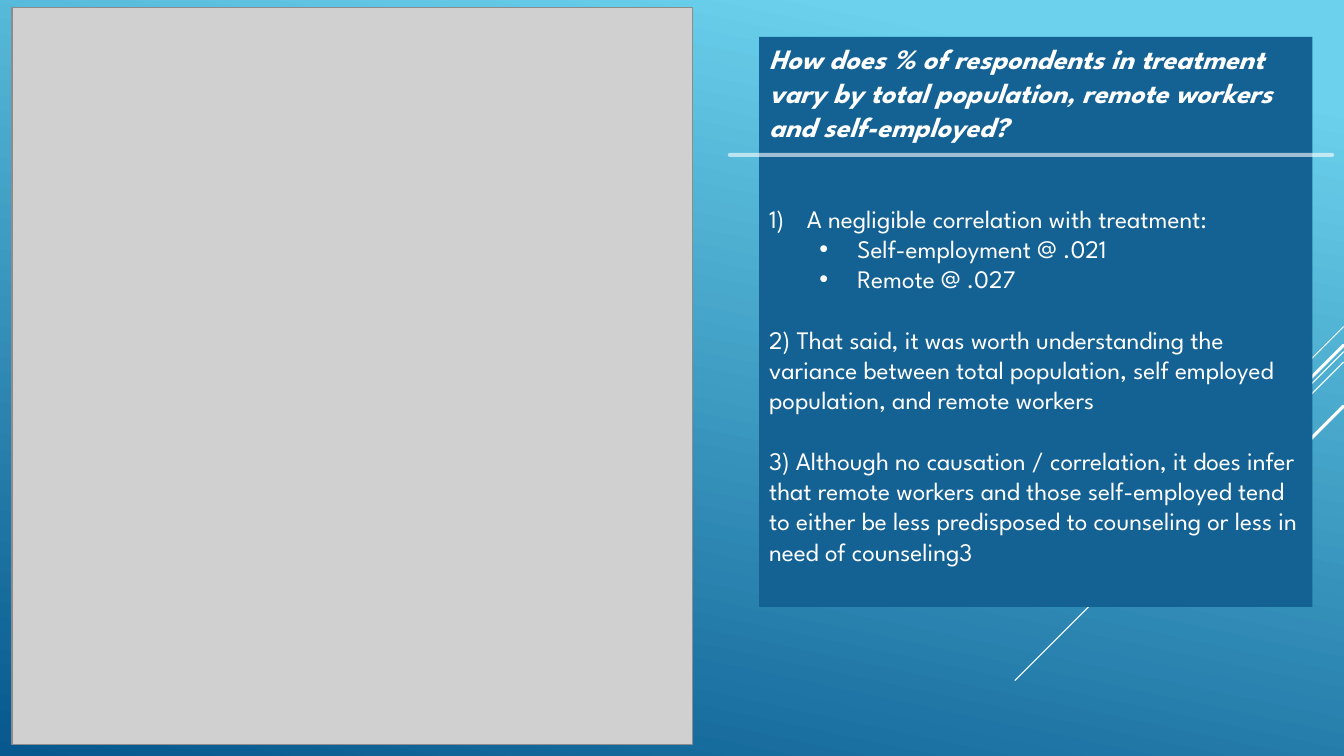
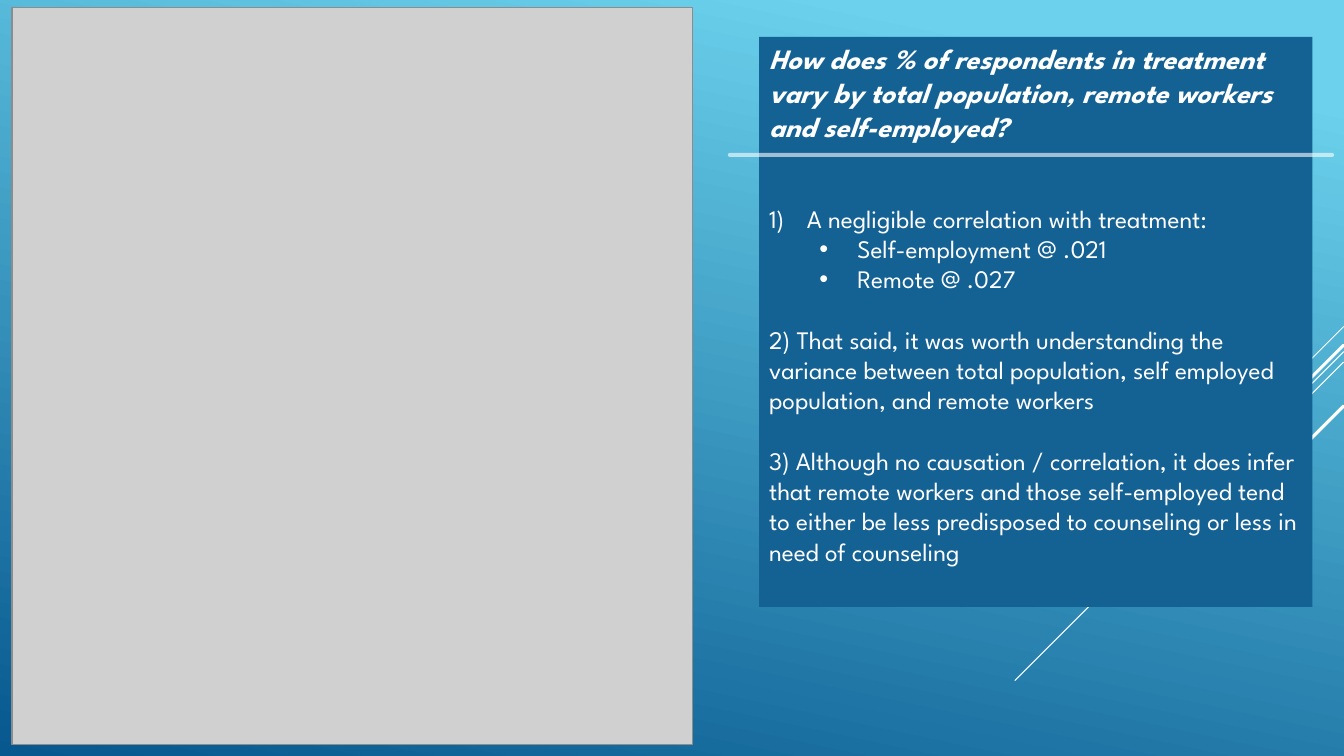
Before and after one commit to JimCarson1/Project_1, a slide deck: slide 4 of project1_presentation.pptx. Drawn at 1344x756 pixels with LibreOffice and Linux fonts; fonts in the diff are those of the drawing; grey boxes stand for pictures. Boxes give left, top, right and bottom in pixels: in the first picture for what was removed or moved away, otherwise in the second. Text is boxed around its words. In the diff, an @@ line names an element or a change of style, - is before the commit and + after.

Commit message:
final edits

```diff
--- a/project1_presentation.pptx
+++ b/project1_presentation.pptx
@@ text in rectangle at <box>769,452,1296,567</box>: text changed @@
-3) Although no causation / correlation, it does infer that remote workers and those self-employed tend to either be less predisposed to counseling or less in need of counseling3
+3) Although no causation / correlation, it does infer that remote workers and those self-employed tend to either be less predisposed to counseling or less in need of counseling
```
